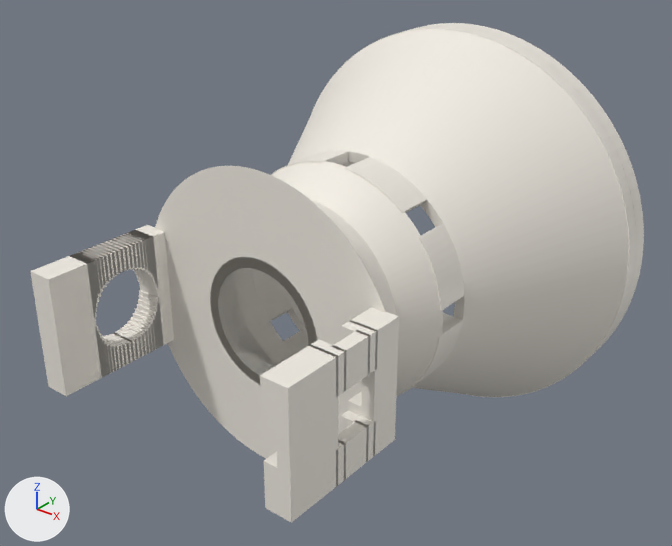
Two versions of the glTF model exports/plate-4-head-2.glb, one commit apart.
Both versions are drawn from a 50 mm lens placed at (117.4, -133.6, 101.6), pointed at (38.7, -35.3, 40.6). Lighting does not change. The marker at lower left points along +X, +Y and +Z. The older version comes first. Vertices at exactly the same position are counted once.

The first picture shows 'shade'.
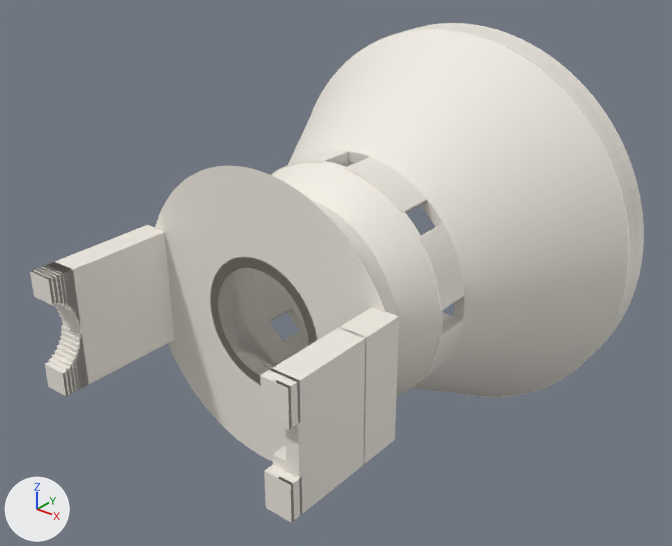
The edits, one by one:
me_shade is used by ob_shade; location (0.0, 0.0, 0.0).
me_shade had 7456 vertices, 14840 faces and spanned x 6.0..72.0, y -72.0..0.0, z 6.0..72.0.
me_shade now has 7200 vertices, 14452 faces and spans x 6.0..72.0, y -72.0..0.0, z 6.0..72.0.
me_shade part 1: the loose piece of 8 vertices spanning x 16.4..20.4, y -65.8..-65.4, z 30.0..38.3 is moved by (0.0, -2.7, 0.0).
me_shade part 2: the loose piece of 8 vertices spanning x 16.4..20.4, y -65.8..-65.4, z 39.7..48.0 is moved by (0.0, -2.7, 0.0).
me_shade part 3: the loose piece of 8 vertices spanning x 16.4..20.4, y -65.8..-65.3, z 30.0..37.5 is moved by (0.0, -2.9, 0.0).
me_shade part 4: 29 loose pieces with 232 vertices, spanning x 16.4..61.7, y -65.8..-57.0, z 30.0..48.0, are deleted.
Part 5, on me_shade:
25 vertices are removed from x 57.7..61.7, y -72.0..-51.8, z 30.0..48.0.
74 faces are deleted.
41 vertices move from x 57.7..61.7, y -63.9..-51.8, z 30.0..48.0 to x 57.7..61.7, y -72.0..-58.3, z 30.0..48.0.
9 vertices are added at x 57.7..61.7, y -70.5..-58.3, z 30.0..48.0.
46 new faces join them.
Part 6, on me_shade:
8 vertices are removed from x 16.4..20.4, y -65.7..-55.8, z 30.0..48.0.
26 faces are deleted.
5 vertices in x 20.4, y -57.0..-55.8, z 30.0 move by (-4.0, -14.6, 18.0).
4 vertices in x 16.4..20.4, y -54.3, z 30.0..48.0 move by (0.0, -14.0, 0.0).
4 vertices in x 20.4, y -55.0..-54.3, z 30.0 move by (-4.0, -14.3, 18.0).
4 vertices in x 16.4, y -55.0..-54.3, z 30.0 move by (4.0, -14.3, 18.0).
4 vertices in x 16.4, y -57.0..-55.8, z 30.0 move by (4.0, -14.6, 18.0).
3 vertices in x 16.4, y -57.4..-54.3, z 48.0 move by (4.0, -14.6, -18.0).
112 vertices move from x 16.4..20.4, y -65.7..-54.2, z 30.0..48.0 to x 16.4..20.4, y -72.0..-68.2, z 30.0..48.0.
14 new faces join them.

Boxes (x1, y1, x2, y2) around the edits, measured in the pictures (672 x 546 px; the box of a moved part takes in the faces that stretch with it):
part 1 of me_shade, moved or reshaped: before (96, 325, 104, 377); after (61, 325, 89, 384)
part 2 of me_shade, moved or reshaped: before (70, 256, 97, 317); after (52, 262, 80, 325)
part 3 of me_shade, moved or reshaped: before (97, 330, 104, 377); after (61, 331, 88, 386)
part 4 of me_shade, deleted: before (70, 236, 346, 396)
part 5 of me_shade, moved or reshaped: (260, 307, 399, 523) in both
part 6 of me_shade, moved or reshaped: (30, 225, 174, 396) in both
